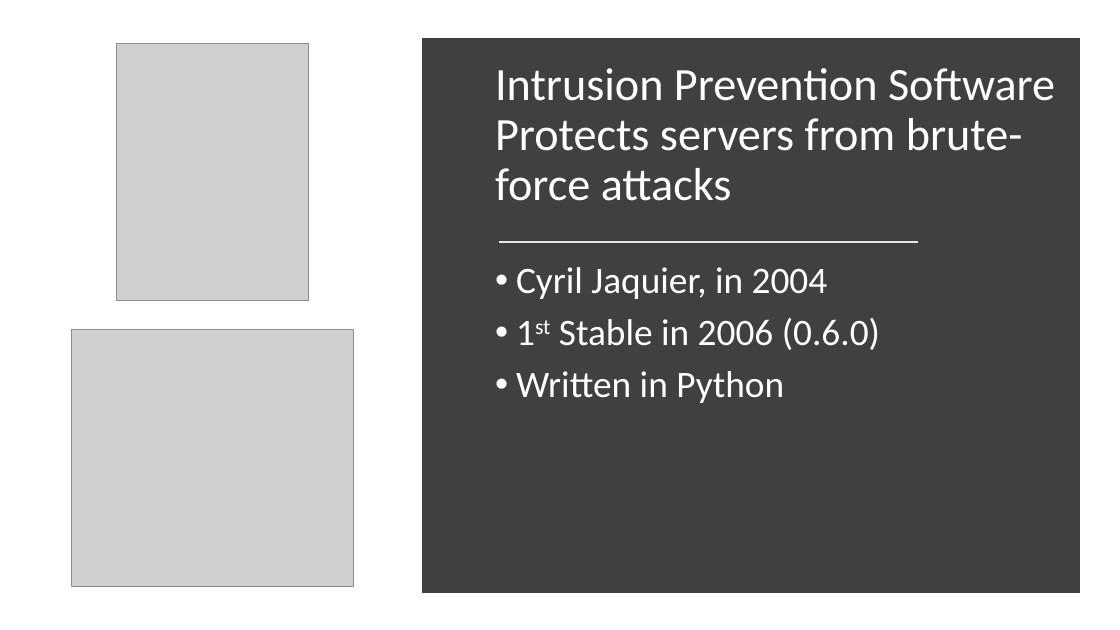
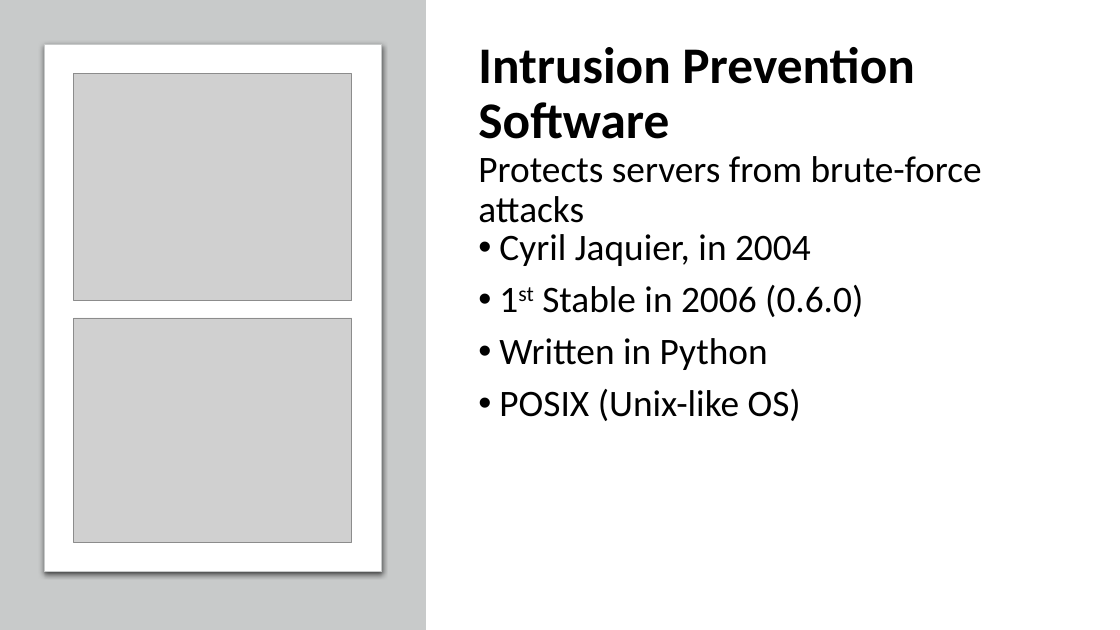
Before and after one commit to fodisi/ByteAcademy-Bootcamp, a slide deck: slide 4 of MondayPresentations/5_fail2ban/Fail2Ban.pptx (slide 2 before the commit). Drawn at 1120x630 pixels with LibreOffice and Linux fonts; fonts in the diff are those of the drawing; grey boxes stand for pictures. Boxes give left, top, right and bottom in pixels: in the first picture for what was removed or moved away, otherwise in the second. Text is boxed around its words. In the diff, an @@ line names an element or a change of style, - is before the commit and + after.

Commit message:
updated presentation 5

```diff
--- a/MondayPresentations/5_fail2ban/Fail2Ban.pptx
+++ b/MondayPresentations/5_fail2ban/Fail2Ban.pptx
@@ rectangle added at (0, 0, 426, 630), fill #C8CACA @@
@@ rounded rectangle added at (45, 45, 381, 572), fill #FFFFFF, outline #C8CACA 0.75 pt @@
@@ rectangle removed at (428, 44, 1074, 587) @@
@@ title "Intrusion Prevention Software Protects servers ...": place and size @@
-title "Intrusion Prevention Software Protects servers ..." at (495, 68, 1055, 201)
+title "Intrusion Prevention Software Protects servers ..." at (478, 47, 982, 223)
@@ title "Intrusion Prevention Software Protects servers ..." at (478, 47, 982, 223): size 39.6 to 44 pt, bold on in "Intrusion Prevention Software"; size 39.6 to 32 pt in "Protects servers from brute-force attacks"; text colour #FFFFFF to #000000 @@
@@ picture: place and size @@
-picture at (117, 44, 308, 300)
+picture at (74, 74, 352, 301)
@@ text "Cyril Jaquier, in 2004": place and size @@
-text "Cyril Jaquier, in 2004" at (516, 267, 880, 403)
+text "Cyril Jaquier, in 2004" at (499, 234, 863, 421)
@@ text at (499, 234, 863, 370): text colour #FFFFFF to #000000 in "Cyril Jaquier, in 2004", "1st Stable in 2006 (0.6.0)", "Written in Python" @@
@@ line removed from (499, 243) to (918, 243) @@
@@ picture: place and size @@
-picture at (71, 330, 353, 586)
+picture at (74, 318, 352, 543)
@@ text at (499, 389, 801, 421): paragraph added @@
+• POSIX (Unix-like OS)
```
Also in this commit, not shown: 3 slides added, 1 slide removed.
